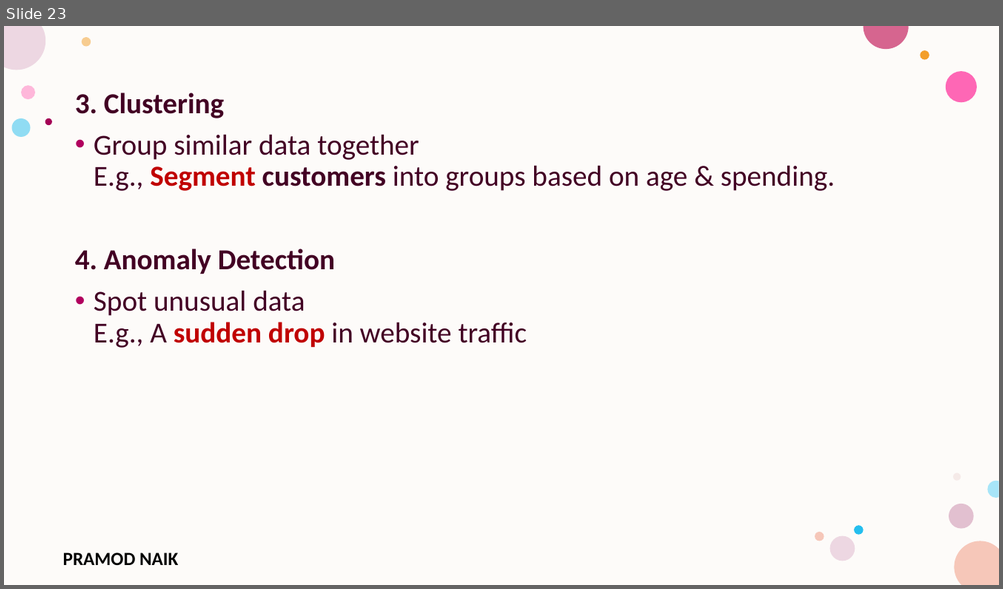
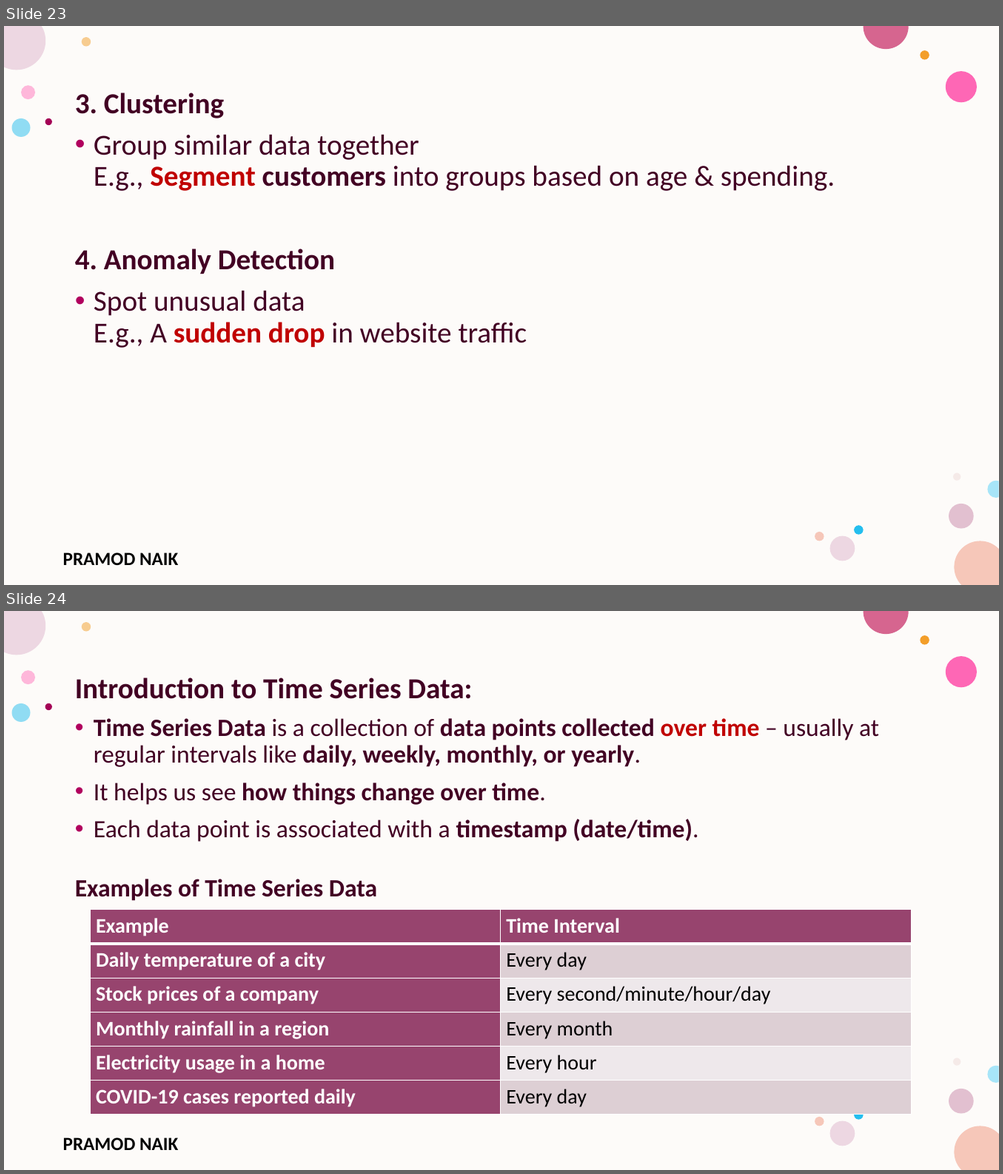
Before and after one commit to PRAMODNAIK-DEV/MCA-2nd-Sem-ML-Data-Analytics-Shridevi-College, a slide deck: Theory Class-Notes/Unit-5 Data Analytics and Real-World Applications.pptx. Shown one above the other, each under a label of ours: slide 23 before the commit, slides 23 and 24 after it. The pictures are 1003x589 and 1003x1174 pixels, drawn with LibreOffice and Linux fonts; fonts in the diff are those of the drawing; background and template pictures are left out. Boxes give left, top, right and bottom in pixels: in the first picture for what was removed or moved away, otherwise in the second. Text is boxed around its words. In the diff, an @@ line names an element or a change of style, - is before the commit and + after.

```diff
--- a/Theory Class-Notes/Unit-5 Data Analytics and Real-World Applications.pptx
+++ b/Theory Class-Notes/Unit-5 Data Analytics and Real-World Applications.pptx
@@ slide 24 added at [4,611,999,1170], background #FFFFFF; not listed: 17 template elements that a slide beside it also shows @@
@@ text added at [75,678,879,901], 24 pt, text #420023, bold @@
+Introduction to Time Series Data:
+• Time Series Data is a collection of data points collected over time – usually at regular intervals like daily, weekly, monthly, or yearly.
+• It helps us see how things change over time.
+• Each data point is associated with a timestamp (date/time).
+Examples of Time Series Data
@@ table added at [91,910,911,1116], 6 rows, 2 columns @@
+Example | Time Interval
+Daily temperature of a city | Every day
+Stock prices of a company | Every second/minute/hour/day
+Monthly rainfall in a region | Every month
+Electricity usage in a home | Every hour
+COVID-19 cases reported daily | Every day
```
Also in this commit, not shown: 3 slides changed, 22 other slides added, 6 slides removed, 1 other file.
